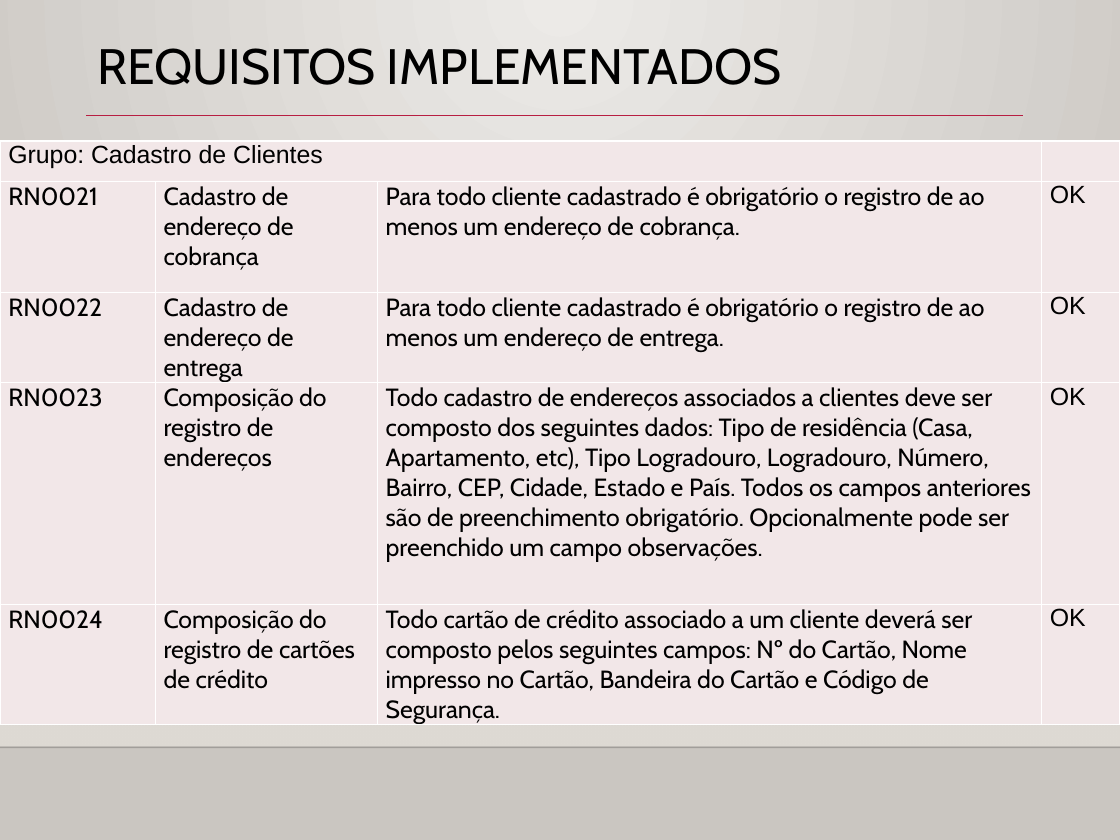
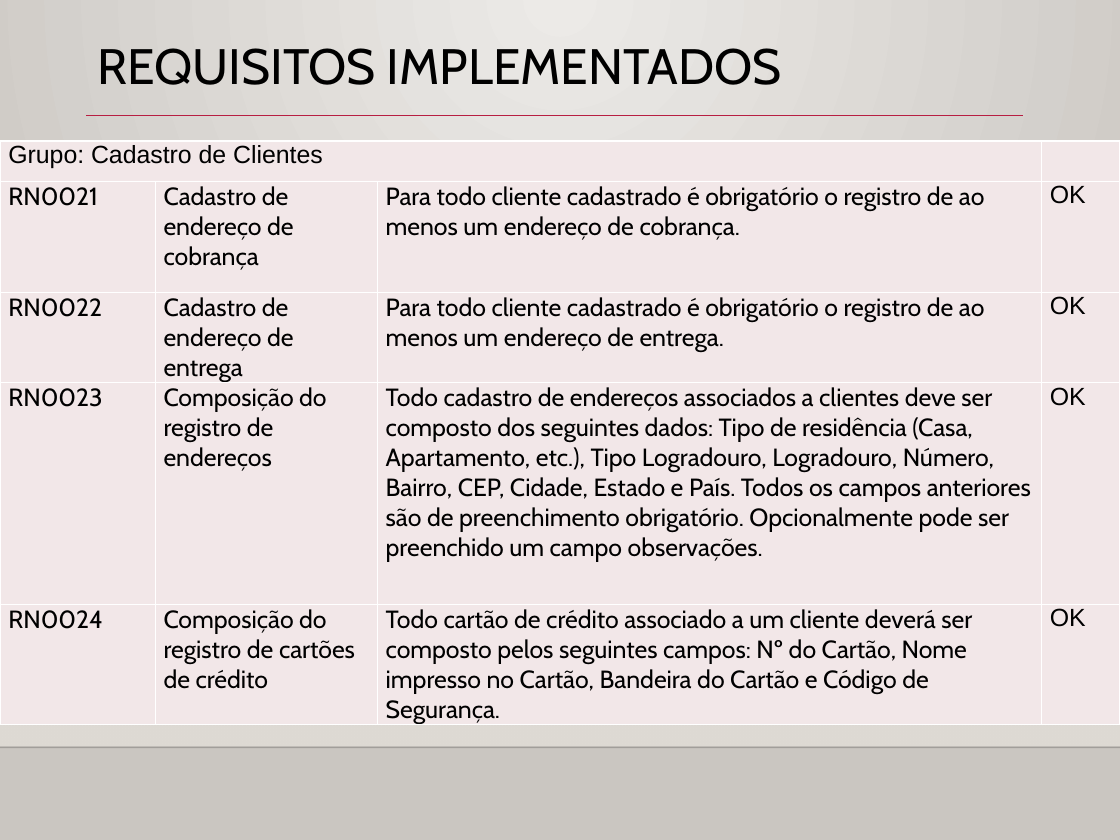
Before and after one commit to gabriellima09/DrinkIt, a slide deck: slide 13 of DrinkIt.WebApp/Artifacts/Apresentação TG - Drink-IT - Gabriel Lima - Gustavo da Rosa.pptx. Drawn at 1120x840 pixels with LibreOffice and Linux fonts; fonts in the diff are those of the drawing; background and template pictures are left out. Boxes give left, top, right and bottom in pixels: in the first picture for what was removed or moved away, otherwise in the second. Text is boxed around its words. In the diff, an @@ line names an element or a change of style, - is before the commit and + after.

```diff
--- a/DrinkIt.WebApp/Artifacts/Apresentação TG - Drink-IT - Gabriel Lima - Gustavo da Rosa.pptx
+++ b/DrinkIt.WebApp/Artifacts/Apresentação TG - Drink-IT - Gabriel Lima - Gustavo da Rosa.pptx
@@ table at (x1=0, y1=141, x2=1120, y2=728) @@
-row 4, column 3: Todo cadastro de endereços associados a clientes deve ser composto dos seguintes dados: Tipo de residência (Casa, Apartamento, etc), Tipo Logradouro, Logradouro, Número, Bairro, CEP, Cidade, Estado e País. Todos os campos anteriores são de preenchimento obrigatório. Opcionalmente pode ser preenchido um campo observações.
+row 4, column 3: Todo cadastro de endereços associados a clientes deve ser composto dos seguintes dados: Tipo de residência (Casa, Apartamento, etc.), Tipo Logradouro, Logradouro, Número, Bairro, CEP, Cidade, Estado e País. Todos os campos anteriores são de preenchimento obrigatório. Opcionalmente pode ser preenchido um campo observações.
```
Also in this commit, not shown: 3 other slides changed.
